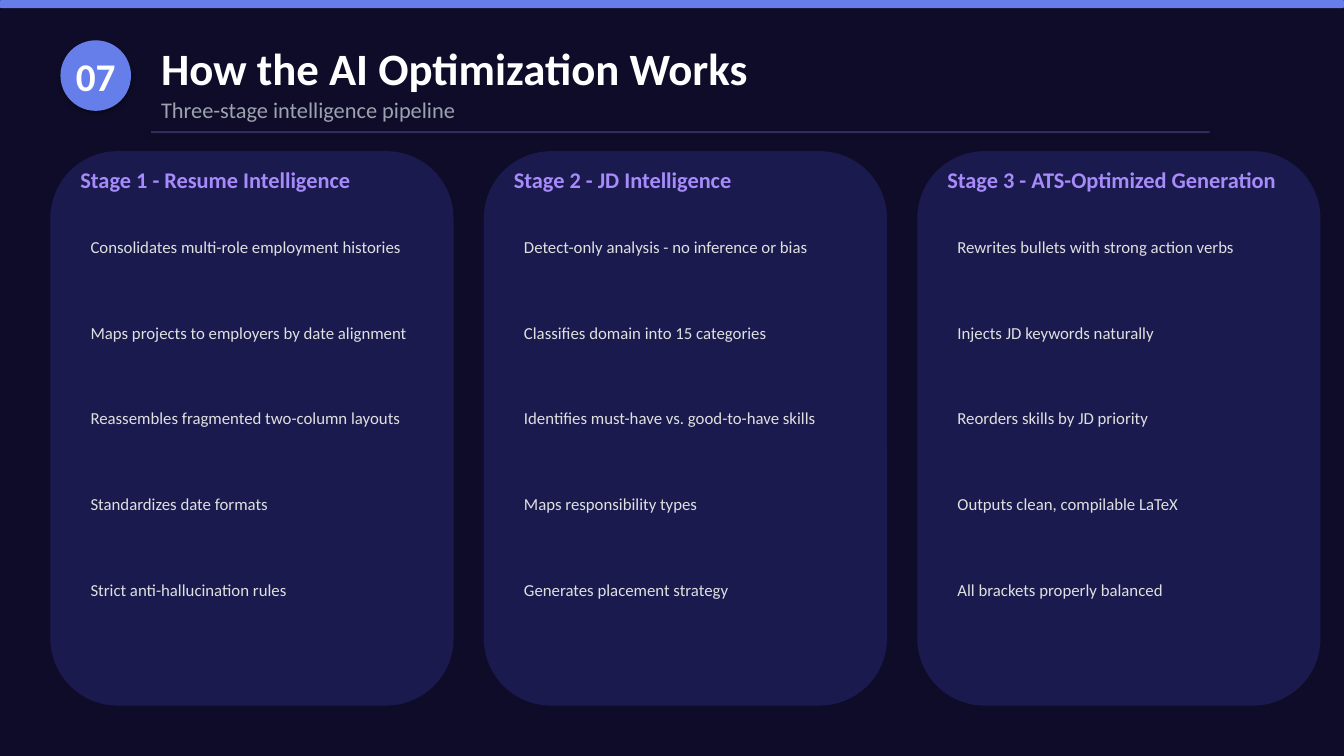
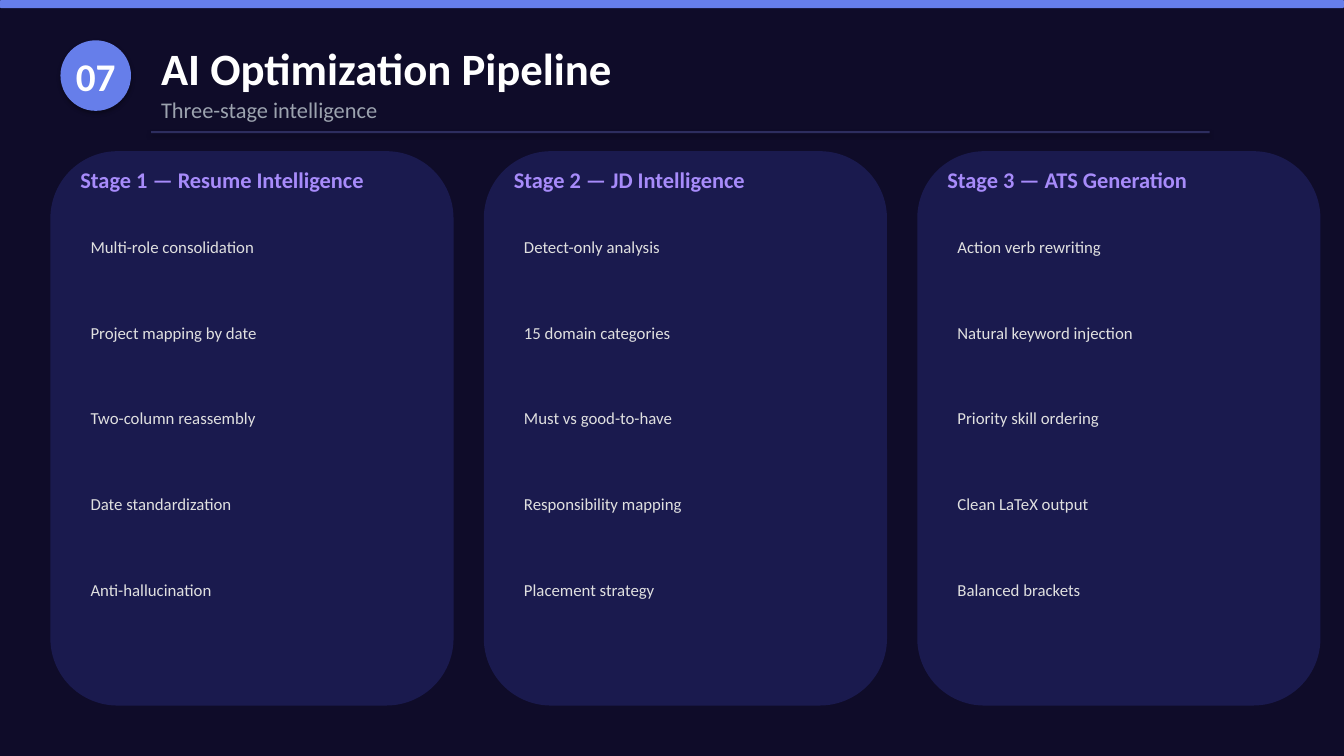
Before and after one commit to nitinkumar30/aiResumeOptimizer, a slide deck: slide 8 of AI_Resume_Optimizer_Presentation.pptx. Drawn at 1344x756 pixels with LibreOffice and Linux fonts; fonts in the diff are those of the drawing. Boxes give left, top, right and bottom in pixels: in the first picture for what was removed or moved away, otherwise in the second. Text is boxed around its words. In the diff, an @@ line names an element or a change of style, - is before the commit and + after.

```diff
--- a/AI_Resume_Optimizer_Presentation.pptx
+++ b/AI_Resume_Optimizer_Presentation.pptx
@@ text at (161, 53, 612, 92): text changed @@
-How the AI Optimization Works
+AI Optimization Pipeline
@@ text at (161, 102, 377, 122): text changed @@
-Three-stage intelligence pipeline
+Three-stage intelligence
@@ text at (80, 172, 364, 192): text changed @@
-Stage 1 - Resume Intelligence
+Stage 1 — Resume Intelligence
@@ text at (514, 172, 745, 192): text changed @@
-Stage 2 - JD Intelligence
+Stage 2 — JD Intelligence
@@ text at (947, 172, 1187, 192): text changed @@
-Stage 3 - ATS-Optimized Generation
+Stage 3 — ATS Generation
@@ text at (91, 241, 253, 253): text changed @@
-Consolidates multi-role employment histories
+Multi-role consolidation
@@ text at (524, 241, 660, 256): text changed @@
-Detect-only analysis - no inference or bias
+Detect-only analysis
@@ text at (957, 241, 1101, 256): text changed @@
-Rewrites bullets with strong action verbs
+Action verb rewriting
@@ text at (91, 327, 256, 342): text changed @@
-Maps projects to employers by date alignment
+Project mapping by date
@@ text at (524, 327, 670, 342): text changed @@
-Classifies domain into 15 categories
+15 domain categories
@@ text at (957, 327, 1133, 342): text changed @@
-Injects JD keywords naturally
+Natural keyword injection
@@ text at (91, 412, 255, 427): text changed @@
-Reassembles fragmented two-column layouts
+Two-column reassembly
@@ text at (524, 412, 672, 427): text changed @@
-Identifies must-have vs. good-to-have skills
+Must vs good-to-have
@@ text at (957, 412, 1099, 427): text changed @@
-Reorders skills by JD priority
+Priority skill ordering
@@ text at (91, 498, 231, 510): text changed @@
-Standardizes date formats
+Date standardization
@@ text at (524, 498, 682, 513): text changed @@
-Maps responsibility types
+Responsibility mapping
@@ text at (957, 498, 1089, 513): text changed @@
-Outputs clean, compilable LaTeX
+Clean LaTeX output
@@ text at (91, 584, 212, 596): text changed @@
-Strict anti-hallucination rules
+Anti-hallucination
@@ text at (524, 584, 655, 599): text changed @@
-Generates placement strategy
+Placement strategy
@@ text at (957, 584, 1080, 596): text changed @@
-All brackets properly balanced
+Balanced brackets
```
Also in this commit, not shown: 10 other slides changed, 2 slides added, 1 slide removed, 8 other files.
